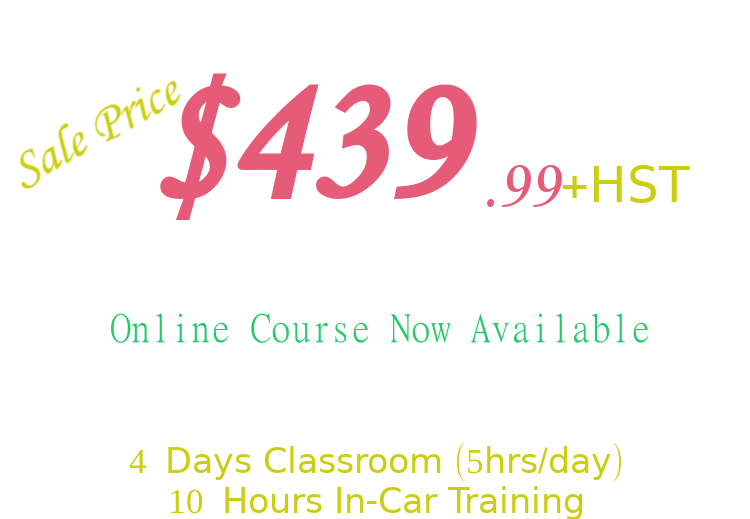
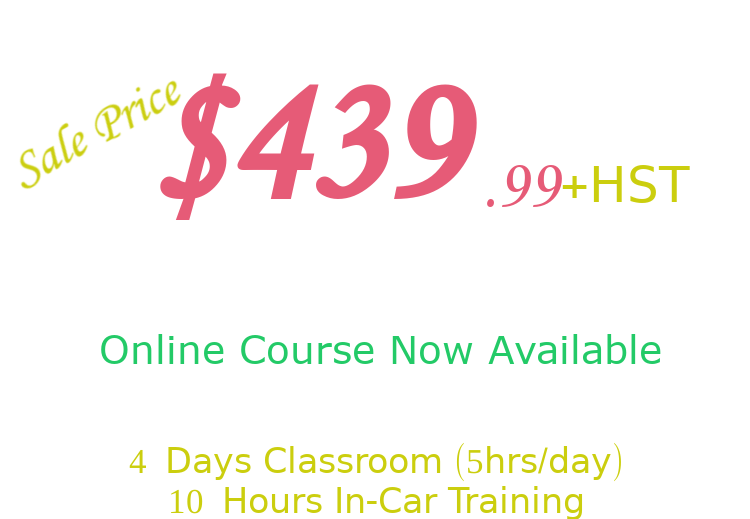
Layers edited between the first and the second 750 x 519 image:
renamed "Valid For November, December 2..." to "Valid For January, February, a...", painted on it over <box>101,313,661,364</box>
